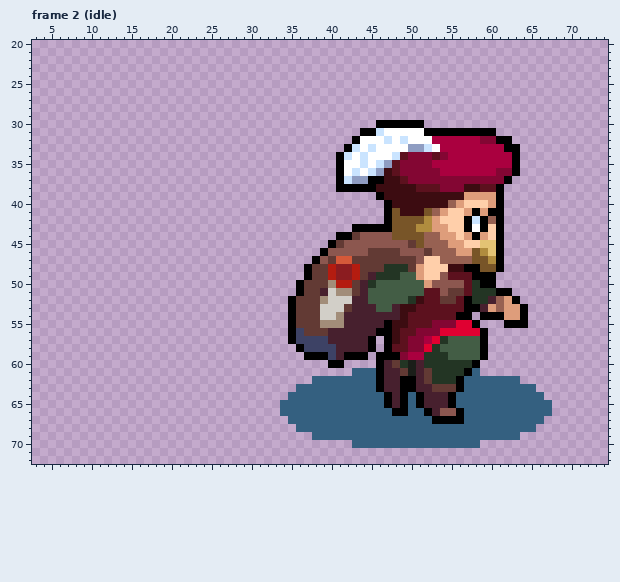
File history of a pixel-art file, assets_src/image/units/thief/cherrystone/battle_thief_cherrystone2.ase. Above is the file before it was changed.
85x77 pixels, 33 frames. Shown: frame 2 (idle): x 3..74, y 20..72. The commit also changed other frames, which this record leaves out.
The same view after the edit:
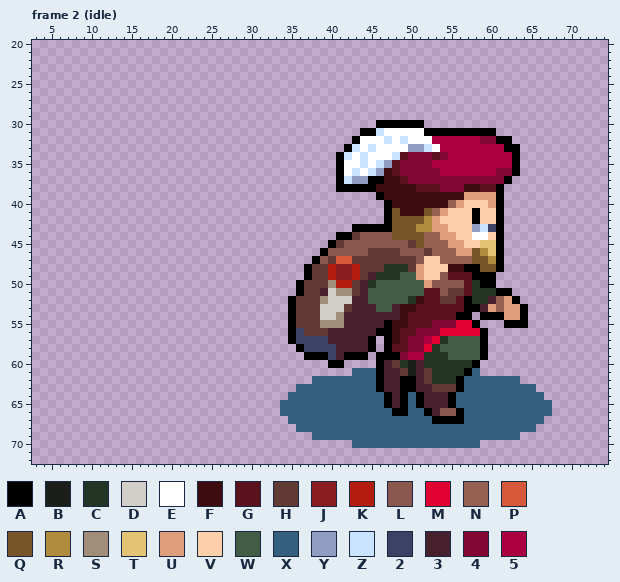
Palette (. is transparent): A #000000  B #1b1e19  C #233524  D #d2cfc8  E #ffffff  F #3c0c11  G #5c111e  H #623a34  J #8b1c20  K #b41c10  L #8c574f  M #e00031  N #976152  P #d55939  Q #785528  R #b08c3e  S #a28d79  T #e3c374  U #de9d7b  V #ffcfaa  W #435d45  X #346080  Y #8f9dc2  Z #cae4ff  2 #3d4265  3 #47202e  4 #830633  5 #aa003f
The edit:
Frame 2 (idle), layer "Layer 12":
y 41: x 57 U -> V; x 59..60 UA -> VV
y 42: x 57..60 AZAN -> VAVV
y 43: x 57..60 AEAV -> VYZ2
y 44: x 57..59 UAU -> VEE
Where, in picture pixels (left, top, right, bottom), the same in both pictures:
changed: (464, 208, 496, 240)
